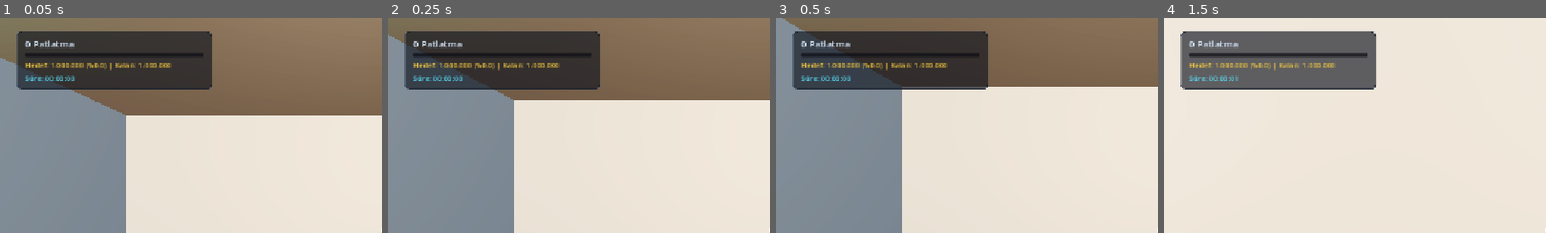
Above: before the commit, frames 1-4 (left to right).
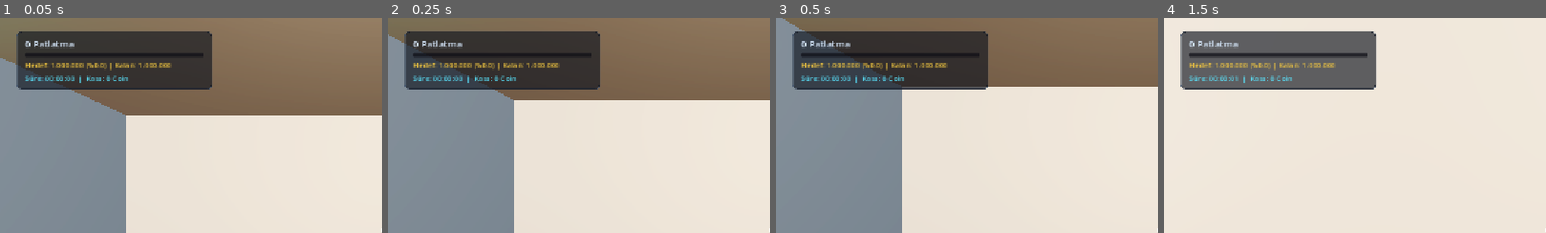
Above: after the commit, the same moments.

Repository: atalhatulu/balloon-room
Game: Godot game, scene res://scenes/main.tscn
Two runs of this game, one before a commit and one after it. Both use one fixed random seed, a clock stepped at 60 frames per second and the inputs below.
Inputs (mouse positions are % of the whole screen's width and height, from its top left):
- Up to frame 1 (0.05 s): no input
- Up to frame 2 (0.25 s): no input
- Up to frame 3 (0.5 s): no input
- Up to frame 4 (1.5 s): tap Enter at 0.5 s; move the mouse to (55, 50) at 0.52 s; hold W from 0.53 s (still down); tap E at 0.6 s; click (55, 50) at 0.67 s; tap Space at 0.77 s; move the mouse to (45, 50) at 1.27 s; tap Q at 1.35 s
The pictures show only the part of the screen within x 0-50%, y 0-50%; the shares and areas given below are measured in that part.

The runs differ from the first frame. In frame 1, 0.2% of the frame differs, in the area x 20-34%, y 26-31%; in frame 2, 0.2%; in frame 3, 0.2%; in frame 4, 0.2%.

Commit message:
feat: auto-instantiate purchased devices with grid placement handoff, persist floor coins across saves, and display live wallet coins on timer HUD

Diff:
--- a/scripts/main.gd
+++ b/scripts/main.gd
@@ -2,6 +2,15 @@
 
 @export var balloon_scene: PackedScene = preload("res://scenes/balloon.tscn")
 @export var coin_scene: PackedScene = preload("res://scenes/coin.tscn")
+
+const DEVICE_SCENES = {
+	"spike_wall": preload("res://scenes/spike_wall.tscn"),
+	"electric_wall": preload("res://scenes/electric_wall.tscn"),
+	"magnet_pylon": preload("res://scenes/magnet_pylon.tscn"),
+	"conveyor_crusher": preload("res://scenes/conveyor_crusher.tscn"),
+	"sentry_drone": preload("res://scenes/sentry_drone.tscn"),
+	"fan": preload("res://scenes/fan.tscn")
+}
 
 @onready var game_manager: Node = $GameManager
 @onready var sound_manager: Node = $SoundManager
@@ -610,29 +619,65 @@
 	save_current_data()
 
 func _on_device_purchased(device_id: String, level: int) -> void:
+	var dev_node: Node3D = null
 	match device_id:
 		"electric_wall":
+			if not electric_wall and DEVICE_SCENES.has("electric_wall") and env_main_room:
+				electric_wall = DEVICE_SCENES["electric_wall"].instantiate()
+				env_main_room.add_child(electric_wall)
 			if electric_wall and electric_wall.has_method("setup_level"):
 				electric_wall.setup_level(level)
+			dev_node = electric_wall
 		"spike_wall":
+			if not spike_wall and DEVICE_SCENES.has("spike_wall") and env_main_room:
+				spike_wall = DEVICE_SCENES["spike_wall"].instantiate()
+				env_main_room.add_child(spike_wall)
 			if spike_wall and spike_wall.has_method("setup_level"):
 				spike_wall.setup_level(level)
+			dev_node = spike_wall
 		"magnet_pylon":
+			if not magnet_pylon and DEVICE_SCENES.has("magnet_pylon") and env_main_room:
+				magnet_pylon = DEVICE_SCENES["magnet_pylon"].instantiate()
+				env_main_room.add_child(magnet_pylon)
 			if magnet_pylon and magnet_pylon.has_method("setup_level"):
 				magnet_pylon.setup_level(level)
+			dev_node = magnet_pylon
 		"conveyor_crusher":
+			if not conveyor_crusher and DEVICE_SCENES.has("conveyor_crusher") and env_main_room:
+				conveyor_crusher = DEVICE_SCENES["conveyor_crusher"].instantiate()
+				env_main_room.add_child(conveyor_crusher)
 			if conveyor_crusher and conveyor_crusher.has_method("setup_level"):
 				conveyor_crusher.setup_level(level)
+			dev_node = conveyor_crusher
 		"sentry_drone":
+			if not sentry_drone and DEVICE_SCENES.has("sentry_drone") and env_main_room:
+				sentry_drone = DEVICE_SCENES["sentry_drone"].instantiate()
+				env_main_room.add_child(sentry_drone)
 			if sentry_drone and sentry_drone.has_method("setup_level"):
 				sentry_drone.setup_level(level)
+			dev_node = sentry_drone
+		"fan":
+			if not corner_fan and DEVICE_SCENES.has("fan") and env_main_room:
+				corner_fan = DEVICE_SCENES["fan"].instantiate()
+				env_main_room.add_child(corner_fan)
+			if corner_fan:
+				corner_fan.visible = true
+				corner_fan.set("is_active", true)
+			dev_node = corner_fan
 		"gravity_regulator":
 			max_unlocked_gravity_idx = level
 			if current_gravity_idx > max_unlocked_gravity_idx:
 				current_gravity_idx = max_unlocked_gravity_idx
 			apply_gravity_to_active_balloons()
+
 	update_all_shop_cards()
 	save_current_data()
+
+	# If newly bought (level == 1), close shop and give device into player's hand for placement!
+	if level == 1 and dev_node and is_instance_valid(dev_node):
+		if shop_modal and shop_modal.visible:
+			toggle_shop_modal()
+		start_carrying_device(dev_node)
 
 func _on_active_count_changed(active: int, max_cap: int) -> void:
 	var room_name = "ODA"
@@ -663,10 +708,11 @@
 	if startup_modal and startup_modal.visible:
 		return
 
-	# Playtime & Speedrun Timer Tracking
+	# Playtime & Speedrun Timer Tracking with Total Coins
 	playtime_seconds += delta
 	if playtime_label:
-		playtime_label.text = "Süre: " + format_time(playtime_seconds)
+		var c_str = format_number(shop_manager.coins) if shop_manager else "0"
+		playtime_label.text = "Süre: %s  |  Kasa: %s Coin" % [format_time(playtime_seconds), c_str]
 
 	# Floor Level Guard: Player can never sink below floor y = 0.0
 	if player and is_instance_valid(player) and player.global_position.y < -0.05:
@@ -940,6 +986,16 @@
 		devices_data["corner_fan_pos"] = [corner_fan.position.x, corner_fan.position.y, corner_fan.position.z]
 		devices_data["corner_fan_rot_y"] = corner_fan.rotation.y
 
+	var coins_data: Array = []
+	if coin_container and is_instance_valid(coin_container) and coin_container.is_inside_tree():
+		for c in coin_container.get_children():
+			if is_instance_valid(c) and not c.is_queued_for_deletion():
+				coins_data.append({
+					"pos": [c.global_position.x, c.global_position.y, c.global_position.z],
+					"val": c.get("coin_value") if ("coin_value" in c) else 1,
+					"grounded": c.get("is_grounded") if ("is_grounded" in c) else true
+				})
+
 	var full_state = {
 		"version": 4,
 		"current_room": shop_manager.current_room,
@@ -954,7 +1010,8 @@
 		"best_speedrun_time": best_speedrun_time,
 		"upgrades": upgrades_data,
 		"player": player_data,
-		"balloons": balloons_data
+		"balloons": balloons_data,
+		"floor_coins": coins_data
 	}
 
 	save_manager.save_full_state(full_state)
@@ -1098,6 +1155,23 @@
 
 		if game_manager:
 			game_manager.active_balloons = loaded_balloons.size()
+
+	# 5. Restore Active Floor Coins
+	var loaded_floor_coins = data.get("floor_coins", [])
+	if coin_container and is_instance_valid(coin_container):
+		for c in coin_container.get_children():
+			c.queue_free()
+		for cd in loaded_floor_coins:
+			if coin_scene:
+				var coin = coin_scene.instantiate()
+				coin_container.add_child(coin)
+				var pos_arr = cd.get("pos", [0, 0.08, 0])
+				var pos = Vector3(pos_arr[0], pos_arr[1], pos_arr[2])
+				var val = int(cd.get("val", 1))
+				coin.global_position = pos
+				coin.set("coin_value", val)
+				coin.set("is_grounded", cd.get("grounded", true))
+				coin.set("is_settled", true)
 
 	update_pop_counter(loaded_pops)
 	update_ceiling_vents()
